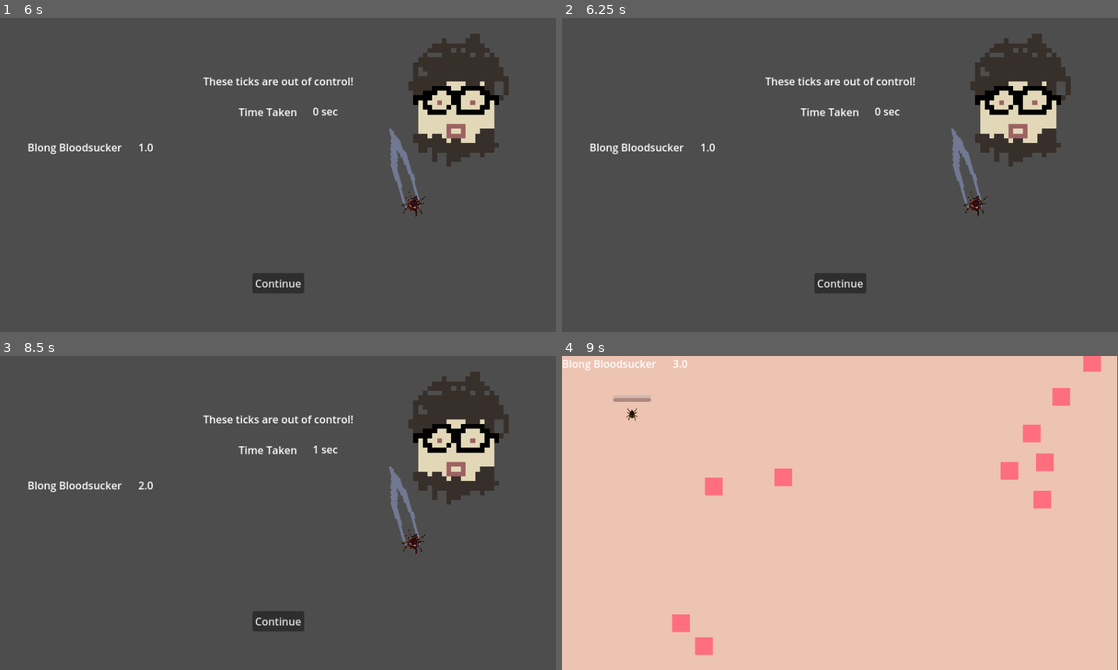
Above: before the commit, frames 1-4 (two rows, left to right).
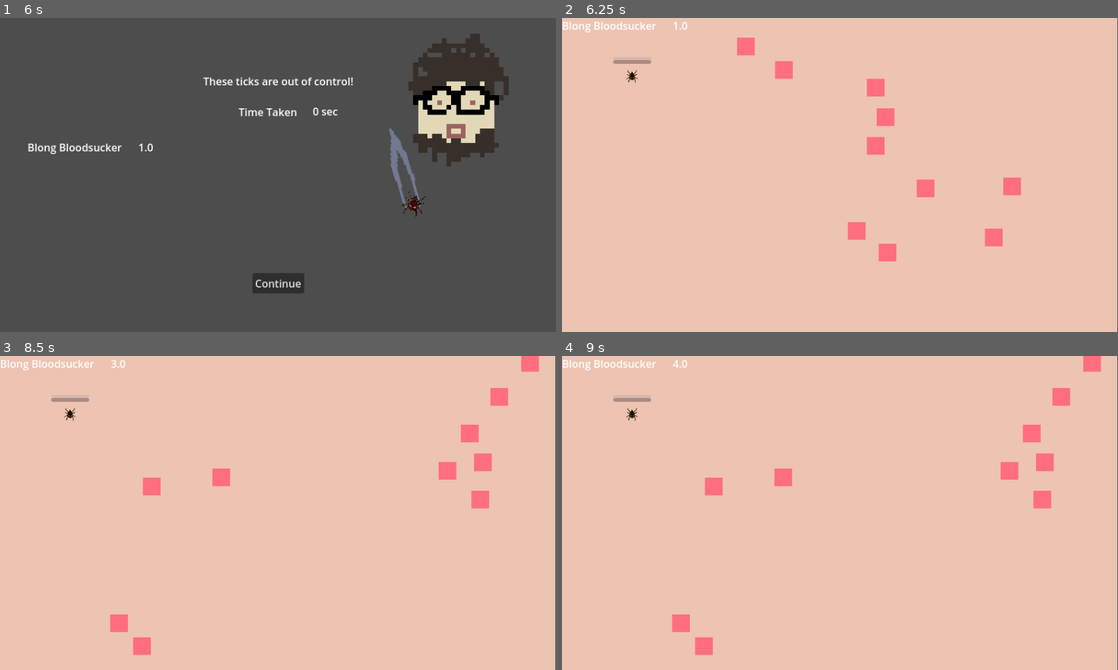
Above: after the commit, the same moments.

Repository: Topech/tick-souls
Game: Godot game, scene res://main_scene.tscn
Same seed, same stepped clock (60 frames per second), same inputs: the game is played once before the commit and once after it.
Inputs (mouse positions are in pixels of both pictures, inside the frame that each line leads up to):
- Up to frame 1 (6 s): click "Start" at 0.5 s; click "Start" at 1.25 s; click "BOSS!" at 2 s; click "BOSS!" at 2.75 s; click "BOSS!" at 3.5 s; click "Start" at 4.25 s; tap Enter (ui_accept) at 5 s; hold Enter (ui_accept) 5.03-5.78 s; tap P at 5.85 s
- Up to frame 2 (6.25 s): tap Enter (ui_accept) at 6.02, 6.05 s
- Up to frame 3 (8.5 s): tap Enter (ui_accept) at 6.32, 7.25, 8.27, 8.3 s; click (278, 619) at 6.5 s, where only the run before the commit has a clickable "Continue"; hold Enter (ui_accept) 7.28-8.03 s; tap P at 8.1 s
- Up to frame 4 (9 s): tap Enter (ui_accept) at 8.57 s; click (840, 619) at 8.75 s, where only the run before the commit has a clickable "Continue"

Frame 1 is identical in both runs. In frame 2, 99% of the frame differs, in the area x 0-100%, y 0-100%; in frame 3, 99%; in frame 4, less than 0.1%.

Commit message:
press to continue

Diff:
--- a/root_scenes/round/round_leaderboard.tscn
+++ b/root_scenes/round/round_leaderboard.tscn
@@ -6,6 +6,12 @@
 [ext_resource type="PackedScene" uid="uid://ixo1qhmijyhj" path="res://player/player_score_label.tscn" id="3_7qp8f"]
 [ext_resource type="Texture2D" uid="uid://6a8j8gtooog3" path="res://assets/tweezer_spritesheet.png" id="4_ebycm"]
 [ext_resource type="Texture2D" uid="uid://b8ixsh1x6qjjl" path="res://assets/Kanagroo Tick-1.png" id="5_7qp8f"]
+
+[sub_resource type="InputEventAction" id="InputEventAction_7qp8f"]
+action = &"ui_accept"
+
+[sub_resource type="Shortcut" id="Shortcut_o5cg6"]
+events = [SubResource("InputEventAction_7qp8f")]
 
 [sub_resource type="AtlasTexture" id="AtlasTexture_kuf4k"]
 atlas = ExtResource("3_6aps1")
@@ -42,6 +48,7 @@
 layout_mode = 1
 offset_top = -90.0
 offset_bottom = -59.0
+shortcut = SubResource("Shortcut_o5cg6")
 
 [node name="LabelList" type="VBoxContainer" parent="."]
 layout_mode = 0
Not shown: 1 places in root_scenes/round/round_leaderboard.tscn that only renumber resources
